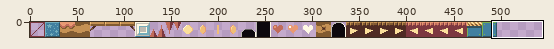
Two states of a sprite sheet, docs/img/mapchip.png. Above, an overview of the earlier version with the close-up marked.
Close-up. Old version:
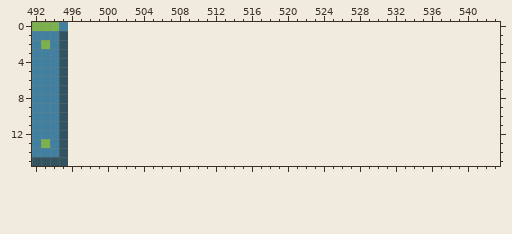
The file is 496x16 pixels. Shown: x 492..543, y 0..15. The old version is drawn lined up with the new one, on the new canvas.
New version:
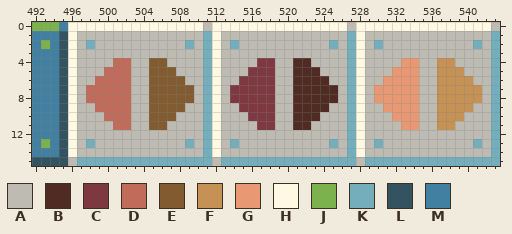
Palette (. is transparent): A #bebbb2  B #4f2b24  C #7d3840  D #c16c5b  E #825b31  F #c59154  G #e89973  H #fff9e4  J #7bb24e  K #74adbb  L #32535f  M #4180a0
From old to new:
canvas 496x16 -> 544x16
@@ x 492..543 @@
- 0 JJJM................................................
- 1 MMML................................................
- 2 MJML................................................
- 3 MMML................................................
- 4 MMML................................................
- 5 MMML................................................
- 6 MMML................................................
- 7 MMML................................................
- 8 MMML................................................
- 9 MMML................................................
-10 MMML................................................
-11 MMML................................................
-12 MMML................................................
-13 MJML................................................
-14 MMML................................................
-15 LLLL................................................
+ 0 JJJMHHHHHHHHHHHHHHHAHHHHHHHHHHHHHHHAHHHHHHHHHHHHHHHA
+ 1 MMMLHAAAAAAAAAAAAAAKHAAAAAAAAAAAAAAKHAAAAAAAAAAAAAAK
+ 2 MJMLHAKAAAAAAAAAAKAKHAKAAAAAAAAAAKAKHAKAAAAAAAAAAKAK
+ 3 MMMLHAAAAAAAAAAAAAAKHAAAAAAAAAAAAAAKHAAAAAAAAAAAAAAK
+ 4 MMMLHAAAADDAAEEAAAAKHAAAACCAABBAAAAKHAAAAGGAAFFAAAAK
+ 5 MMMLHAAADDDAAEEEAAAKHAAACCCAABBBAAAKHAAAGGGAAFFFAAAK
+ 6 MMMLHAADDDDAAEEEEAAKHAACCCCAABBBBAAKHAAGGGGAAFFFFAAK
+ 7 MMMLHADDDDDAAEEEEEAKHACCCCCAABBBBBAKHAGGGGGAAFFFFFAK
+ 8 MMMLHADDDDDAAEEEEEAKHACCCCCAABBBBBAKHAGGGGGAAFFFFFAK
+ 9 MMMLHAADDDDAAEEEEAAKHAACCCCAABBBBAAKHAAGGGGAAFFFFAAK
+10 MMMLHAAADDDAAEEEAAAKHAAACCCAABBBAAAKHAAAGGGAAFFFAAAK
+11 MMMLHAAAADDAAEEAAAAKHAAAACCAABBAAAAKHAAAAGGAAFFAAAAK
+12 MMMLHAAAAAAAAAAAAAAKHAAAAAAAAAAAAAAKHAAAAAAAAAAAAAAK
+13 MJMLHAKAAAAAAAAAAKAKHAKAAAAAAAAAAKAKHAKAAAAAAAAAAKAK
+14 MMMLHAAAAAAAAAAAAAAKHAAAAAAAAAAAAAAKHAAAAAAAAAAAAAAK
+15 LLLLAKKKKKKKKKKKKKKKAKKKKKKKKKKKKKKKAKKKKKKKKKKKKKKK
Where, in picture pixels (left, top, right, bottom), the same in both close-ups:
added: (68, 22, 500, 166)
